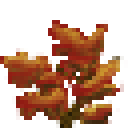
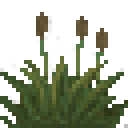
Before/after of a w=128, h=128 layered artwork. What changed in the layer stack:
showed group "cattails" (2 layers) over bbox(0, 12, 128, 128)
painted on "Layer 6" (2nd of 2, in "cattails") over bbox(40, 44, 104, 100)
renamed "autum bush" to "autum shrub", hid the group it (3 layers) over bbox(0, 20, 128, 128)
painted on "Layer 8" over bbox(0, 24, 124, 112)
